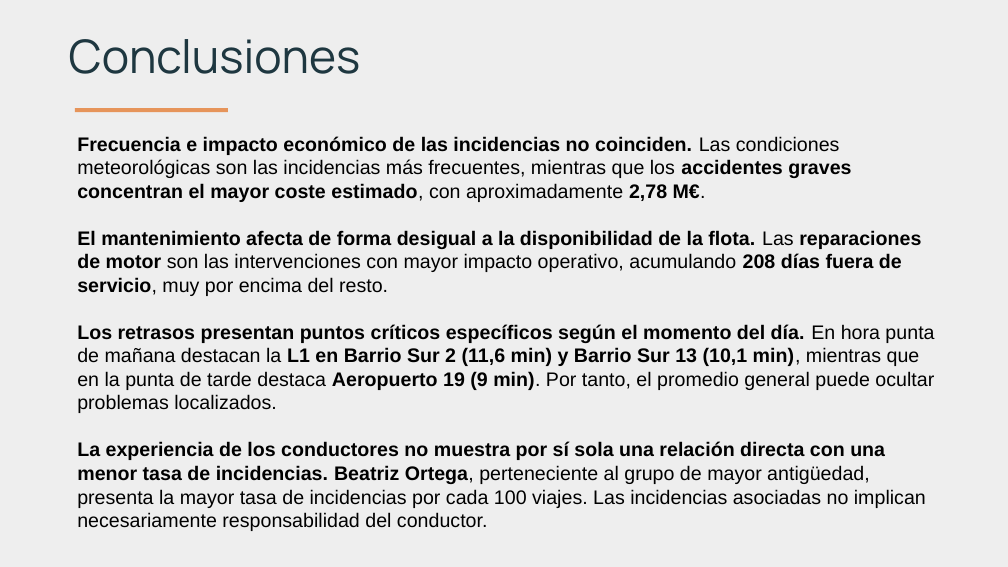
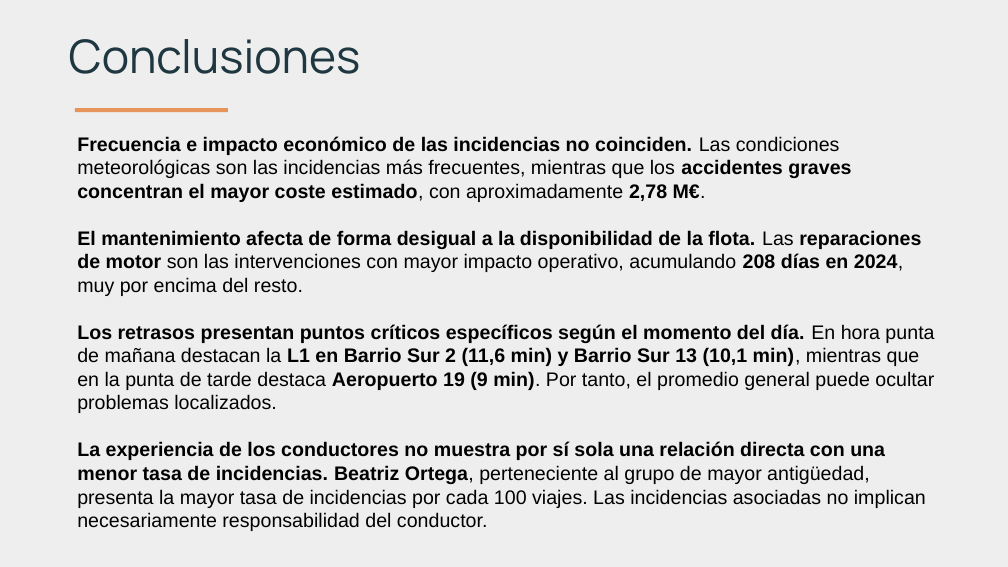
Before and after one commit to NicolasCastellanos1995/MetroBus, a slide deck: slide 7 of 05_presentacion.pptx. Drawn at 1008x567 pixels with LibreOffice and Linux fonts; fonts in the diff are those of the drawing. Boxes give left, top, right and bottom in pixels: in the first picture for what was removed or moved away, otherwise in the second. Text is boxed around its words. In the diff, an @@ line names an element or a change of style, - is before the commit and + after.

```diff
--- a/05_presentacion.pptx
+++ b/05_presentacion.pptx
@@ text at [77, 230, 921, 296]: text changed @@
-El mantenimiento afecta de forma desigual a la disponibilidad de la flota. Las reparaciones de motor son las intervenciones con mayor impacto operativo, acumulando 208 días fuera de servicio, muy por encima del resto.
+El mantenimiento afecta de forma desigual a la disponibilidad de la flota. Las reparaciones de motor son las intervenciones con mayor impacto operativo, acumulando 208 días en 2024, muy por encima del resto.
```
Also in this commit, not shown: 2 other slides changed, 10 other files.
